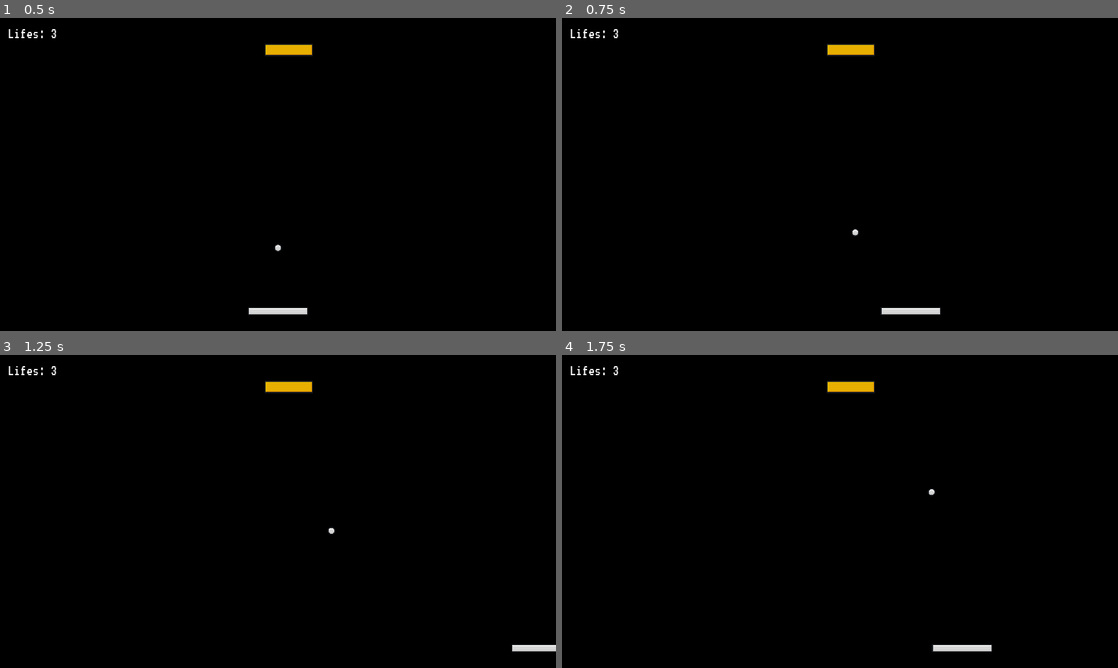
Above: before the commit, frames 1-4 (two rows, left to right).
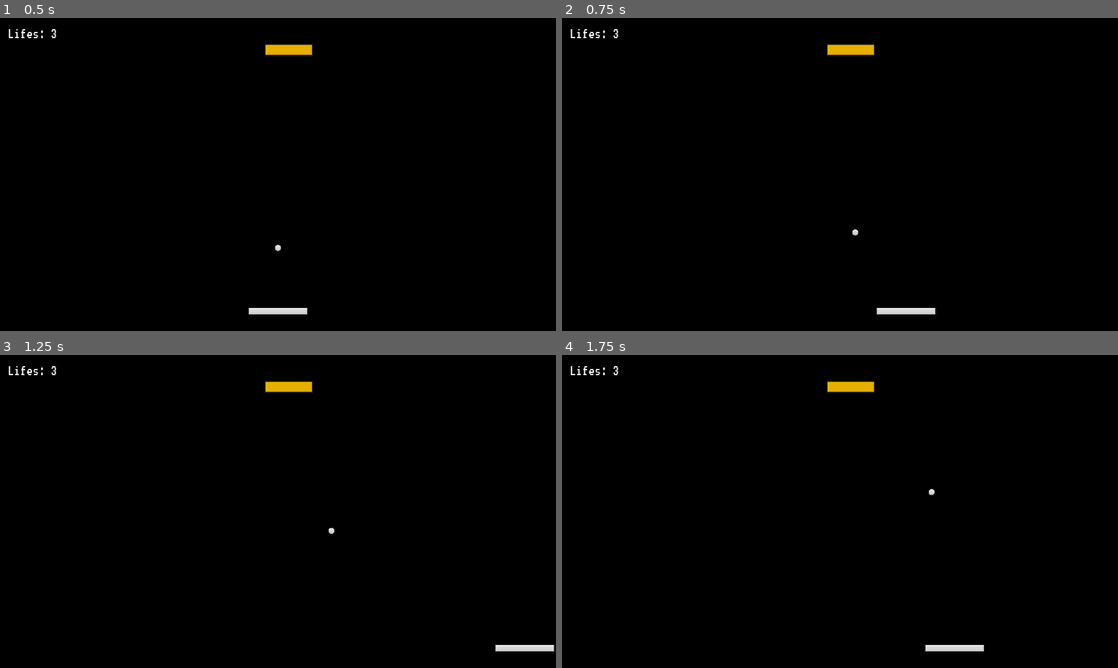
Above: after the commit, the same moments.

Repository: qusitu1/Brick-Breakers
Game: Godot game, scene res://Scenes/main.tscn
The game is run twice, just before and just after one commit, with the same random seed, the same clock (stepped at 60 frames per second) and the same inputs.
Inputs:
- Up to frame 1 (0.5 s): no input
- Up to frame 2 (0.75 s): tap Enter at 0.5 s; hold D (right) from 0.53 s (still down)
- Up to frame 3 (1.25 s): keep holding D (right)
- Up to frame 4 (1.75 s): release D (right) at 1.28 s; hold A (left) from 1.28 s (still down)

Frame 1 is identical in both runs. In frame 2, less than 0.1% of the frame differs, in the area x 56-69%, y 92-95%; in frame 3, less than 0.1%, in the area x 89-100%, y 92-95%; in frame 4, less than 0.1%.

Commit message:
changed speed cause it was too fast

Diff:
--- a/Scripts/paddle.gd
+++ b/Scripts/paddle.gd
@@ -7,7 +7,7 @@
 var half_paddle_width: float
 var is_ball_started = false
 
-@export var speed = 800
+@export var speed = 750
 @export var camera: Camera2D
 
 
